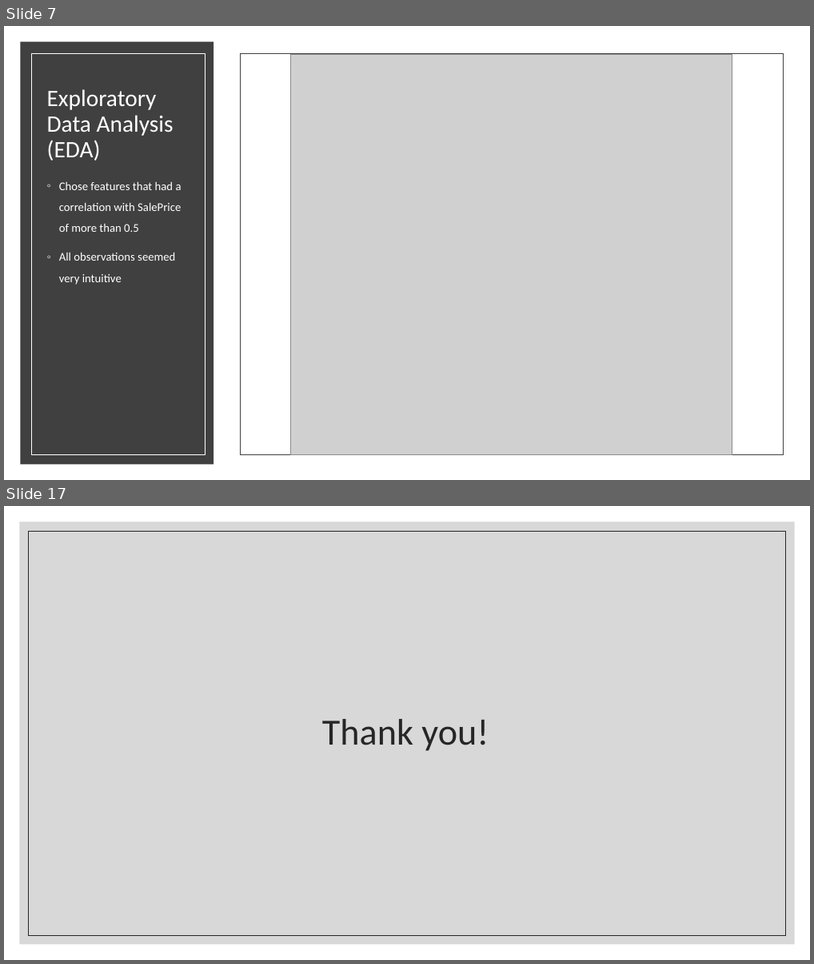
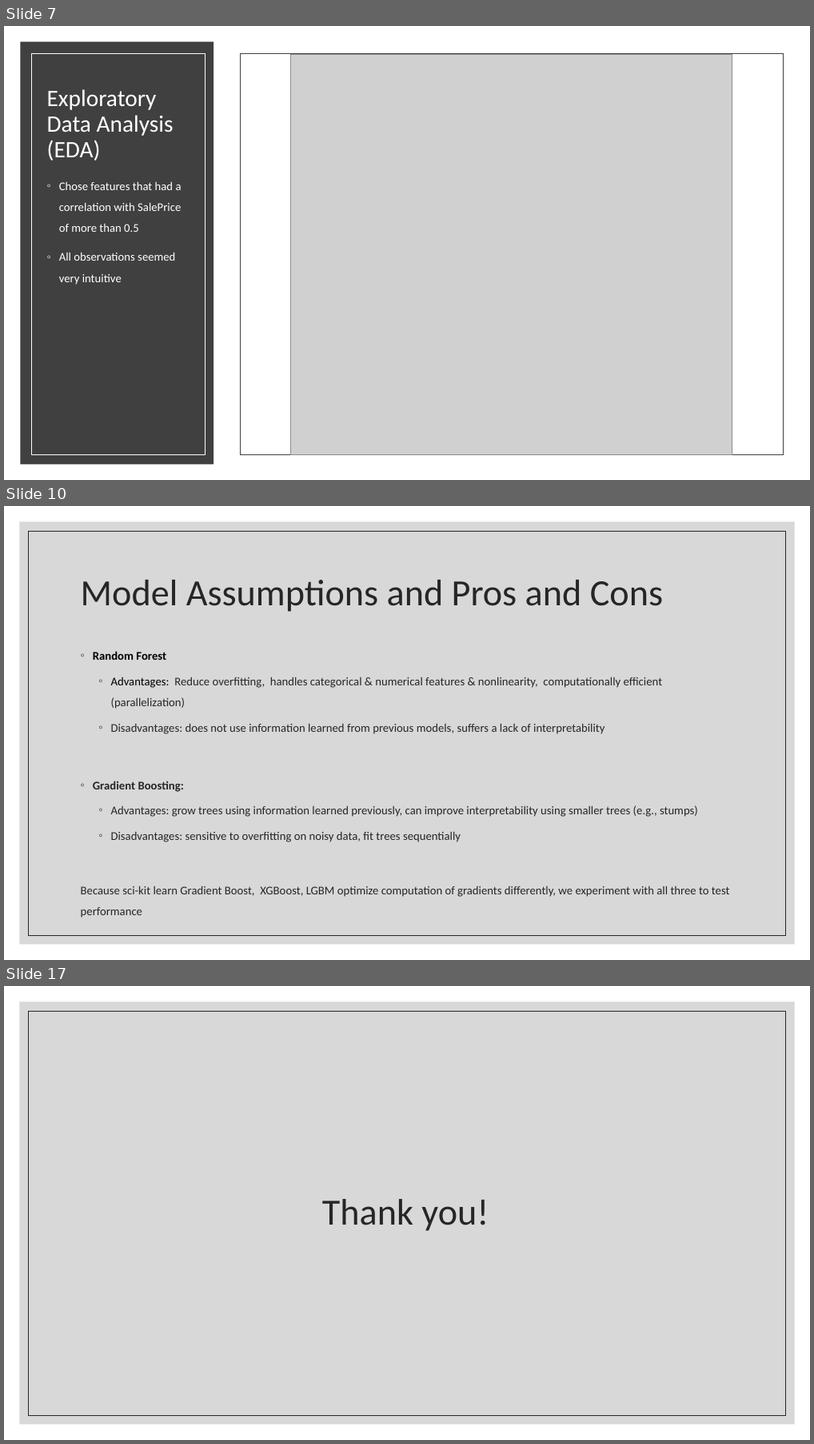
Before and after one commit to WilliamJHan/AmesHousePriceML, a slide deck: Ames House Price Prediction.pptx. Shown one above the other, each under a label of ours: slides 7 and 17 before the commit, slides 7, 10 and 17 after it; the slides between them are not shown. The pictures are 814x964 and 814x1444 pixels, drawn with LibreOffice and Linux fonts; fonts in the diff are those of the drawing; grey boxes stand for pictures. Boxes give left, top, right and bottom in pixels: in the first picture for what was removed or moved away, otherwise in the second. Text is boxed around its words. In the diff, an @@ line names an element or a change of style, - is before the commit and + after.

```diff
--- a/Ames House Price Prediction.pptx
+++ b/Ames House Price Prediction.pptx
@@ slide 10 added at [4, 506, 810, 960], background #FFFFFF; not listed: 2 template elements that a slide beside it also shows @@
@@ title added at [81, 580, 663, 612], 44 pt, text #262626 @@
+Model Assumptions and Pros and Cons
@@ text added at [81, 651, 730, 896], 14 pt, text #262626 @@
+◦ Random Forest
+  ◦ Advantages: Reduce overfitting, handles categorical & numerical features & nonlinearity, computationally efficient (parallelization)
+  ◦ Disadvantages: does not use information learned from previous models, suffers a lack of interpretability
+◦ Gradient Boosting:
+  ◦ Advantages: grow trees using information learned previously, can improve interpretability using smaller trees (e.g., stumps)
+  ◦ Disadvantages: sensitive to overfitting on noisy data, fit trees sequentially
+Because sci-kit learn Gradient Boost, XGBoost, LGBM optimize computation of gradients differently, we experiment with all three to test performance
```
Also in this commit, not shown: 6 slides changed, 3 other slides added, 4 slides removed, 19 other files.
